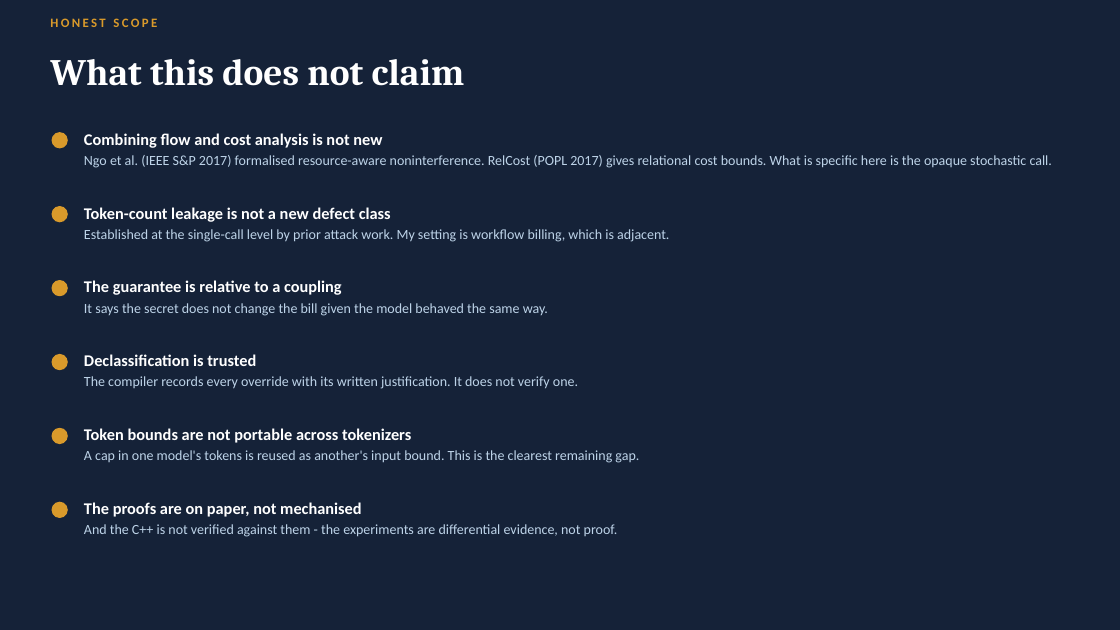
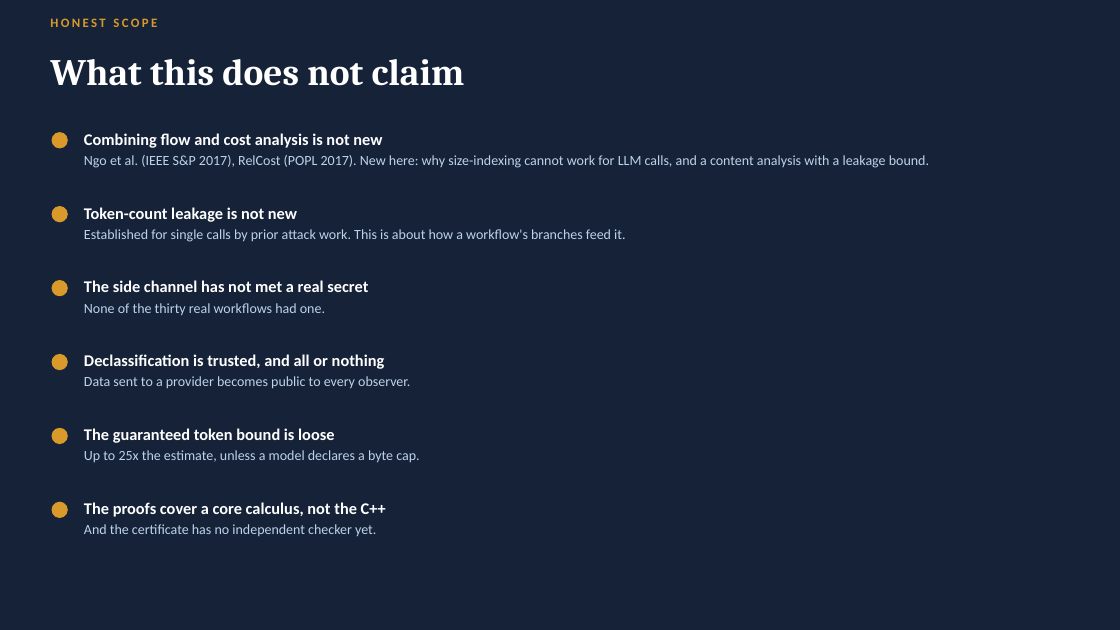
Before and after one commit to guyoverclocked/orchlang-compiler-design-project, a slide deck: slide 18 of submission/phase2/OrchLang_Phase2_Presentation_Nambi_Rajan_M.pptx (slide 16 before the commit). Drawn at 1120x630 pixels with LibreOffice and Linux fonts; fonts in the diff are those of the drawing. Boxes give left, top, right and bottom in pixels: in the first picture for what was removed or moved away, otherwise in the second. Text is boxed around its words. In the diff, an @@ line names an element or a change of style, - is before the commit and + after.

```diff
--- a/submission/phase2/OrchLang_Phase2_Presentation_Nambi_Rajan_M.pptx
+++ b/submission/phase2/OrchLang_Phase2_Presentation_Nambi_Rajan_M.pptx
@@ text at [84,155,929,168]: text changed @@
-Ngo et al. (IEEE S&P 2017) formalised resource-aware noninterference. RelCost (POPL 2017) gives relational cost bounds. What is specific here is the opaque stochastic call.
+Ngo et al. (IEEE S&P 2017), RelCost (POPL 2017). New here: why size-indexing cannot work for LLM calls, and a content analysis with a leakage bound.
@@ text at [84,207,297,222]: text changed @@
-Token-count leakage is not a new defect class
+Token-count leakage is not new
@@ text at [84,229,625,242]: text changed @@
-Established at the single-call level by prior attack work. My setting is workflow billing, which is adjacent.
+Established for single calls by prior attack work. This is about how a workflow's branches feed it.
@@ text at [84,280,368,292]: text changed @@
-The guarantee is relative to a coupling
+The side channel has not met a real secret
@@ text at [84,303,325,315]: text changed @@
-It says the secret does not change the bill given the model behaved the same way.
+None of the thirty real workflows had one.
@@ text at [84,354,385,369]: text changed @@
-Declassification is trusted
+Declassification is trusted, and all or nothing
@@ text at [84,376,410,389]: text changed @@
-The compiler records every override with its written justification. It does not verify one.
+Data sent to a provider becomes public to every observer.
@@ text at [84,428,334,443]: text changed @@
-Token bounds are not portable across tokenizers
+The guaranteed token bound is loose
@@ text at [84,450,419,462]: text changed @@
-A cap in one model's tokens is reused as another's input bound. This is the clearest remaining gap.
+Up to 25x the estimate, unless a model declares a byte cap.
@@ text at [84,502,386,517]: text changed @@
-The proofs are on paper, not mechanised
+The proofs cover a core calculus, not the C++
@@ text at [84,524,376,536]: text changed @@
-And the C++ is not verified against them - the experiments are differential evidence, not proof.
+And the certificate has no independent checker yet.
```
Also in this commit, not shown: 9 other slides changed, 10 slides added, 8 slides removed, 28 other files.
